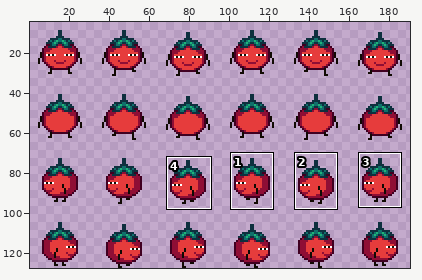
Sprite sheet -- assets/player/tomatodoki_walk.png. The picture above shows the old version from afar; the outline marks the close-up.
Close-up. Before the edit:
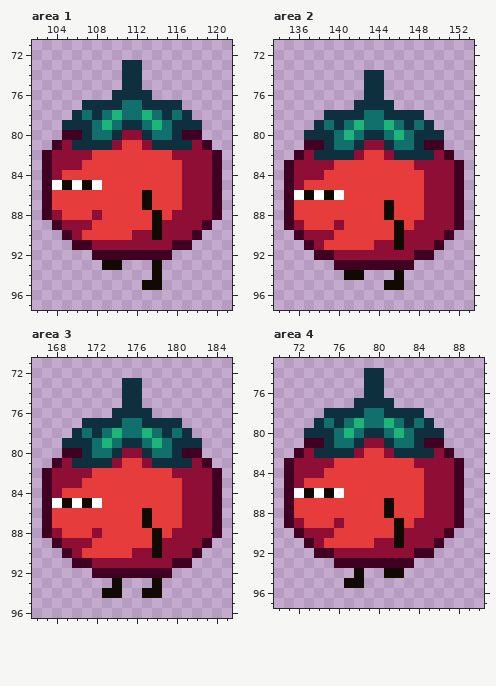
The file is 192x128 pixels. Shown: area 1: x 102..121, y 71..97; area 2: x 134..153, y 71..97; area 3: x 166..185, y 71..96; area 4: x 70..90, y 73..97. The wide view leaves out empty margins. The commit also changed other parts of the picture, which this record leaves out.
The result:
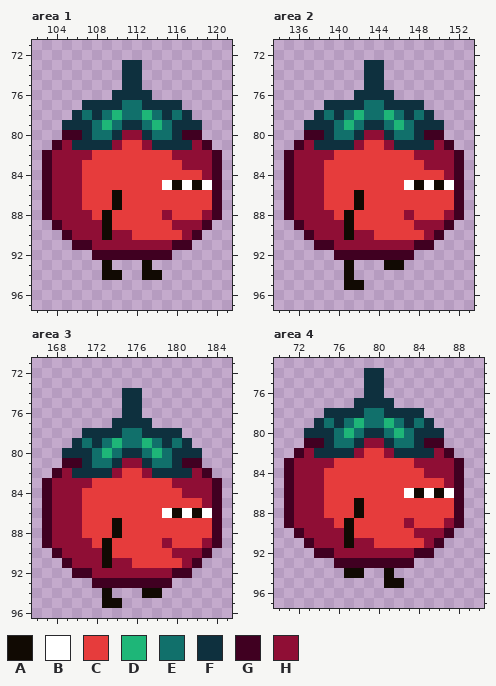
Palette (. is transparent): A #110a03  B #ffffff  C #e63c3c  D #1eb678  E #11706b  F #0e303e  G #400021  H #8f0e35
The edit:
--- area 1
@@ x 102..121 @@
 83 .GHHHCCCCCCCCCCHHHG.
-84 .GHCCCCCCCCCCCCHHHG.
-85 .GBABABCCCCCCCCHHHG.
-86 .GCCCCCCCCCACCCHHHG.
-87 .GCCCCCCCCCACCCHHHG.
-88 .GHCCCHCCCCCACHHHHG.
-89 ..GHHHCCCCCCAHHHHG..
-90 ...GHCCCCCHHAHHHG...
+84 .GHHHCCCCCCCCCCCCHG.
+85 .GHHHCCCCCCCCBABABG.
+86 .GHHHCCCACCCCCCCCCG.
+87 .GHHHCCCACCCCCCCCCG.
+88 .GHHHHCACCCCCHCCCHG.
+89 ..GHHHHACCCCCCHHHG..
+90 ...GHHHAHHCCCCCHG...
 91 ....GGHHHHHHHHGG....
 92 ......GGGGGGGG......
-93 .......AA...A.......
-94 ............A.......
-95 ...........AA.......
+93 .......A...A........
+94 .......AA..AA.......
+95 ....................
 96 ....................
--- area 2
@@ x 134..153 @@
 72 ....................
-73 ....................
+73 .........FF.........
 74 .........FF.........
 75 .........FF.........
-76 .........FF.........
-77 ........FFFF........
-78 .....FFFFEEFFFF.....
-79 ....FEFEDEEDEFEF....
-80 ...FFFEDEFFEDEFFF...
-81 ...GGFEEFHHFEEFGG...
-82 ..GHFFFFHCCHFFFFHG..
-83 .GHHHHCCCCCCCCHHHHG.
-84 .GHHHCCCCCCCCCCHHHG.
-85 .GHCCCCCCCCCCCCHHHG.
-86 .GBABABCCCCCCCCHHHG.
-87 .GCCCCCCCCCACCCHHHG.
-88 .GCCCCCCCCCACCCHHHG.
-89 .GHCCCHCCCCCACHHHHG.
-90 ..GHHHCCCCCCAHHHHG..
-91 ...GHCCCCCHHAHHHG...
-92 ....GGHHHHHHHHGG....
-93 ......GGGGGGGG......
-94 .......AA...A.......
-95 ...........AA.......
+76 ........FFFF........
+77 .....FFFFEEFFFF.....
+78 ....FEFEDEEDEFEF....
+79 ...FFFEDEFFEDEFFF...
+80 ...GGFEEFHHFEEFGG...
+81 ..GHFFFFHCCHFFFFHG..
+82 .GHHHHCCCCCCCCHHHHG.
+83 .GHHHCCCCCCCCCCHHHG.
+84 .GHHHCCCCCCCCCCCCHG.
+85 .GHHHCCCCCCCCBABABG.
+86 .GHHHCCCACCCCCCCCCG.
+87 .GHHHCCCACCCCCCCCCG.
+88 .GHHHHCACCCCCHCCCHG.
+89 ..GHHHHACCCCCCHHHG..
+90 ...GHHHAHHCCCCCHG...
+91 ....GGHHHHHHHHGG....
+92 ......GGGGGGGG......
+93 .......A...AA.......
+94 .......A............
+95 .......AA...........
 96 ....................
--- area 3
@@ x 166..185 @@
 72 ....................
-73 .........FF.........
+73 ....................
 74 .........FF.........
 75 .........FF.........
-76 ........FFFF........
-77 .....FFFFEEFFFF.....
-78 ....FEFEDEEDEFEF....
-79 ...FFFEDEFFEDEFFF...
-80 ...GGFEEFHHFEEFGG...
-81 ..GHFFFFHCCHFFFFHG..
-82 .GHHHHCCCCCCCCHHHHG.
-83 .GHHHCCCCCCCCCCHHHG.
-84 .GHCCCCCCCCCCCCHHHG.
-85 .GBABABCCCCCCCCHHHG.
-86 .GCCCCCCCCCACCCHHHG.
-87 .GCCCCCCCCCACCCHHHG.
-88 .GHCCCHCCCCCACHHHHG.
-89 ..GHHHCCCCCCAHHHHG..
-90 ...GHCCCCCHHAHHHG...
-91 ....GGHHHHHHHHGG....
-92 ......GGGGGGGG......
-93 ........A...A.......
-94 .......AA..AA.......
-95 ....................
+76 .........FF.........
+77 ........FFFF........
+78 .....FFFFEEFFFF.....
+79 ....FEFEDEEDEFEF....
+80 ...FFFEDEFFEDEFFF...
+81 ...GGFEEFHHFEEFGG...
+82 ..GHFFFFHCCHFFFFHG..
+83 .GHHHHCCCCCCCCHHHHG.
+84 .GHHHCCCCCCCCCCHHHG.
+85 .GHHHCCCCCCCCCCCCHG.
+86 .GHHHCCCCCCCCBABABG.
+87 .GHHHCCCACCCCCCCCCG.
+88 .GHHHCCCACCCCCCCCCG.
+89 .GHHHHCACCCCCHCCCHG.
+90 ..GHHHHACCCCCCHHHG..
+91 ...GHHHAHHCCCCCHG...
+92 ....GGHHHHHHHHGG....
+93 ......GGGGGGGG......
+94 .......A...AA.......
+95 .......AA...........
 96 ....................
--- area 4
@@ x 70..90 @@
 84 .GHHHCCCCCCCCCCHHHG..
-85 .GHCCCCCCCCCCCCHHHG..
-86 .GBABABCCCCCCCCHHHG..
-87 .GCCCCCCCCCACCCHHHG..
-88 .GCCCCCCCCCACCCHHHG..
-89 .GHCCCHCCCCCACHHHHG..
-90 ..GHHHCCCCCCAHHHHG...
-91 ...GHCCCCCHHAHHHG....
+85 .GHHHCCCCCCCCCCCCHG..
+86 .GHHHCCCCCCCCBABABG..
+87 .GHHHCCCACCCCCCCCCG..
+88 .GHHHCCCACCCCCCCCCG..
+89 .GHHHHCACCCCCHCCCHG..
+90 ..GHHHHACCCCCCHHHG...
+91 ...GHHHAHHCCCCCHG....
 92 ....GGHHHHHHHHGG.....
 93 ......GGGGGGGG.......
-94 ........A..AA........
-95 .......AA............
+94 .......AA..A.........
+95 ...........AA........
 96 .....................
Changed places in both close-ups, as pixel boxes (x1, y1, x2, y2):
changed: (52, 170, 212, 290)
changed: (284, 60, 464, 290)
changed: (42, 378, 222, 608)
changed: (294, 478, 454, 588)
